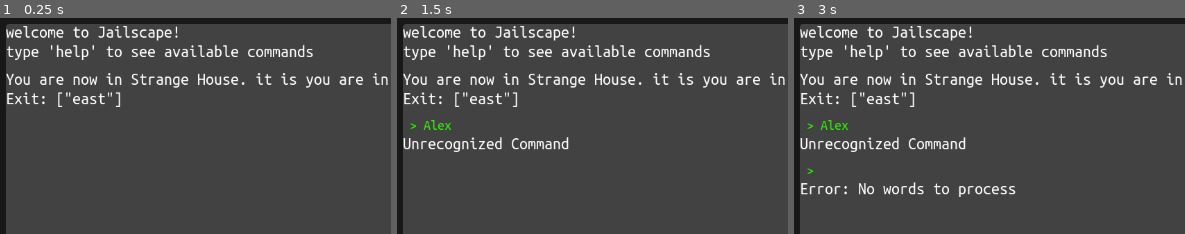
Above: before the commit, frames 1-3 (left to right).
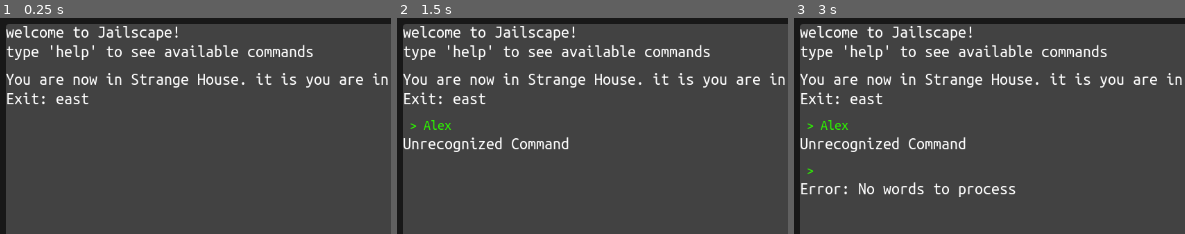
Above: after the commit, the same moments.

Repository: AkIszler/firstRPGGame
Game: Godot game, scene res://scenes/main_game.tscn
Two runs of this game, one before a commit and one after it. Both use one fixed random seed, a clock stepped at 60 frames per second and the inputs below.
Inputs (mouse positions are % of the whole screen's width and height, from its top left):
- Up to frame 1 (0.25 s): no input
- Up to frame 2 (1.5 s): click (52, 94) at 0.52 s; type "Alex" at 0.6 s; tap Enter at 1.25 s
- Up to frame 3 (3 s): tap Space at 2 s; tap Enter at 2.75 s
The pictures show only the part of the screen within x 0-50%, y 0-50%; the shares and areas given below are measured in that part.

The runs differ from the first frame. In frame 1, 0.4% of the frame differs, in the area x 14-31%, y 34-42%; in frame 2, 0.4%; in frame 3, 0.4%.

Commit message:
room controller

Diff:
--- a/scenes/main_game.tscn
+++ b/scenes/main_game.tscn
@@ -123,7 +123,7 @@
 offset_right = 521.0
 offset_bottom = -62.0
 room_name = "Outside"
-room_description = "you are outside of the house standing in a village"
+room_description = "outside of the house  in the middle of a village"
 
 [connection signal="text_submitted" from="background/margin/Rows/inputArea/HBoxContainer/userInput" to="." method="_input_text_submitted"]
 [connection signal="text_submitted" from="background/margin/Rows/inputArea/HBoxContainer/userInput" to="background/margin/Rows/inputArea/HBoxContainer/userInput" method="_on_text_submitted"]
--- a/scripts/CommandNode.gd
+++ b/scripts/CommandNode.gd
@@ -1,6 +1,4 @@
 extends Node
-
-signal response_gen(response_text)
 
 var current_area = null;
 
@@ -39,7 +37,13 @@
 	if secondWord == " ":
 		return "go where?"
 
-	return "you go %s" % secondWord
+	if current_area.exits.keys().has(secondWord):
+		var change_resonse = changeRoom(current_area.exits[secondWord])
+		return  "\n".join(PackedStringArray(["you go %s" % secondWord, change_resonse]))
+	else:
+		return "You can't go there, there is not an exit going %s" % secondWord
+
+
 
 func help():
 	return "help menu\nyou can use 'Go' to move\nyou can use 'Back' to go back\nyou can use 'search' to look around the room, or investigate the area"
@@ -51,10 +55,9 @@
 
 func changeRoom(new_room: GameRoom) -> String:
 	current_area = new_room
-	var exit_string = ''.join(PackedStringArray([new_room.exits.keys()]))
+	var exit_string = PackedStringArray(new_room.exits.keys())
 	var messages = "\n".join(PackedStringArray([
 		"You are now in " + new_room.room_name + ". it is " + new_room.room_description,
-		"Exit: " + exit_string
+		"Exit: " + " ".join((exit_string))
 	]))
-	emit_signal("response_gen", messages)
 	return messages
--- a/scripts/room.gd
+++ b/scripts/room.gd
@@ -18,7 +18,7 @@
 
         "east":
             exits[direction] = room
-            room.exits["east"] = self
+            room.exits["west"] = self
 
 
         "north":
